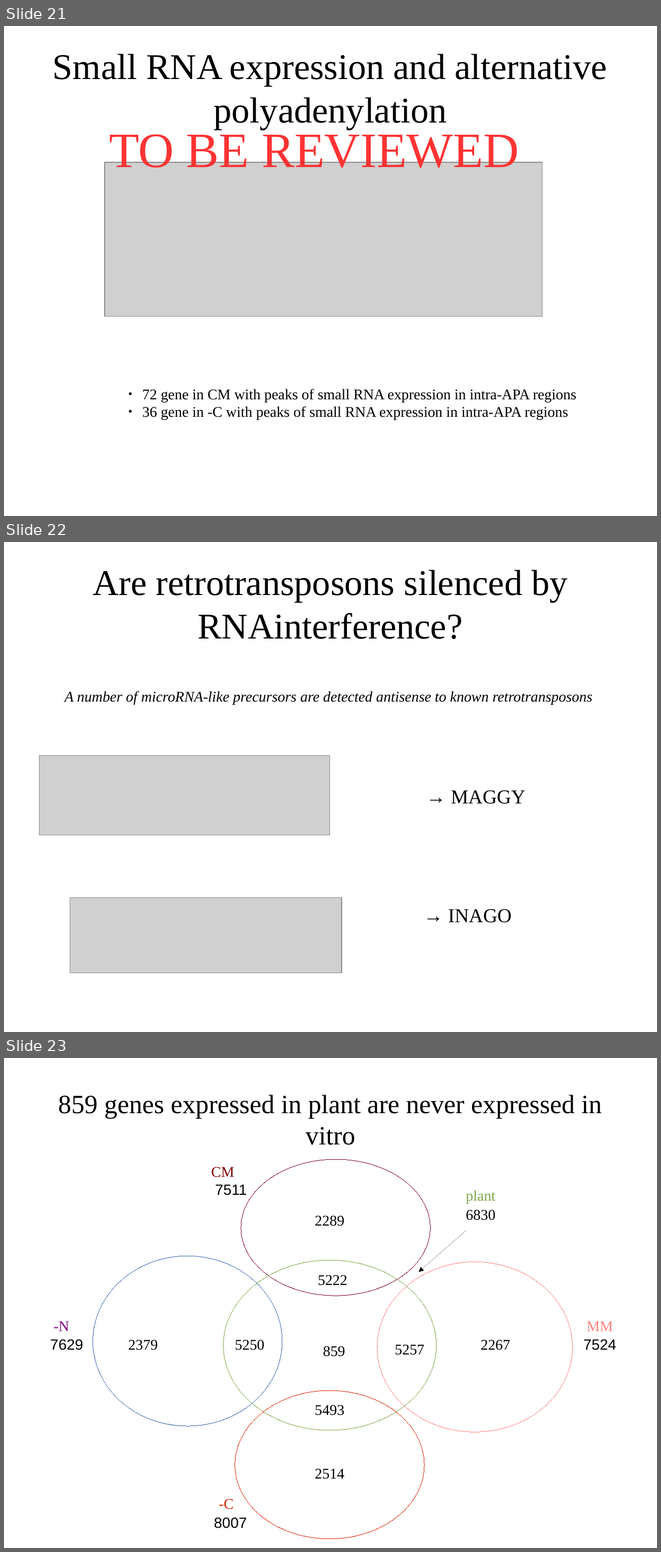
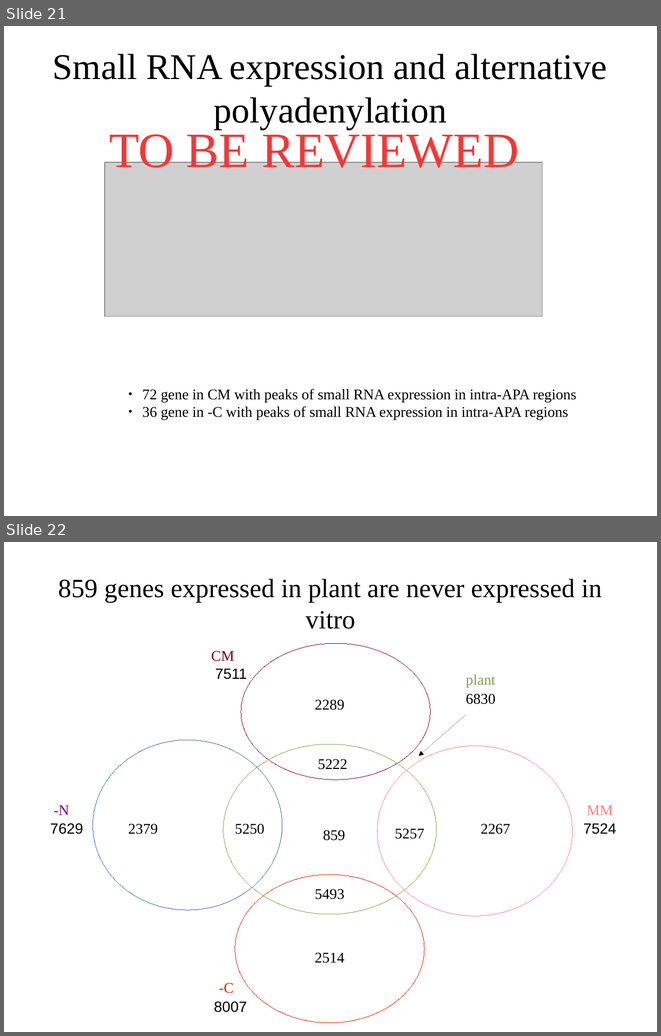
Before and after one commit to wilkinsonlab/m-oryzae-polya, a slide deck: doc/oryzae_presentation.odp. Shown one above the other, each under a label of ours: slides 21, 22 and 23 before the commit, slides 21 and 22 after it. The pictures are 661x1552 and 661x1036 pixels, drawn with LibreOffice and Linux fonts; fonts in the diff are those of the drawing; grey boxes stand for pictures. Boxes give left, top, right and bottom in pixels: in the first picture for what was removed or moved away, otherwise in the second. Text is boxed around its words. In the diff, an @@ line names an element or a change of style, - is before the commit and + after.

```diff
--- a/doc/oryzae_presentation.odp
+++ b/doc/oryzae_presentation.odp
@@ slide 22 removed at [4, 542, 657, 1032], background #FFFFFF @@
@@ title removed at [93, 570, 567, 639] @@
-Are retrotransposons silenced by RNAinterference?
@@ text removed at [64, 691, 593, 705] @@
-A number of microRNA-like precursors are detected antisense to known retrotransposons
@@ picture removed at [39, 755, 330, 835] @@
@@ text removed at [451, 790, 526, 804] @@
-→ MAGGY
@@ picture removed at [70, 898, 342, 973] @@
@@ text removed at [448, 909, 512, 923] @@
-→ INAGO
@@ what was slide 23 is now slide 22 @@
```
Also in this commit, not shown: 12 slides changed, 1 slide added, 1 other slide removed, 6 other files.
